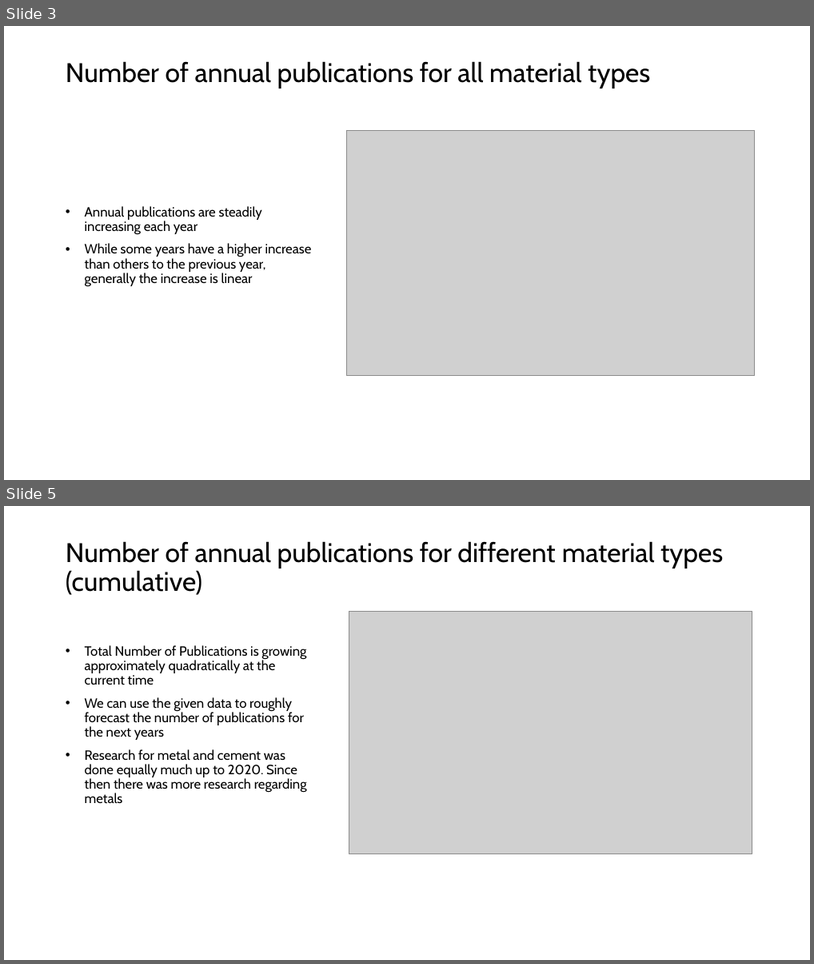
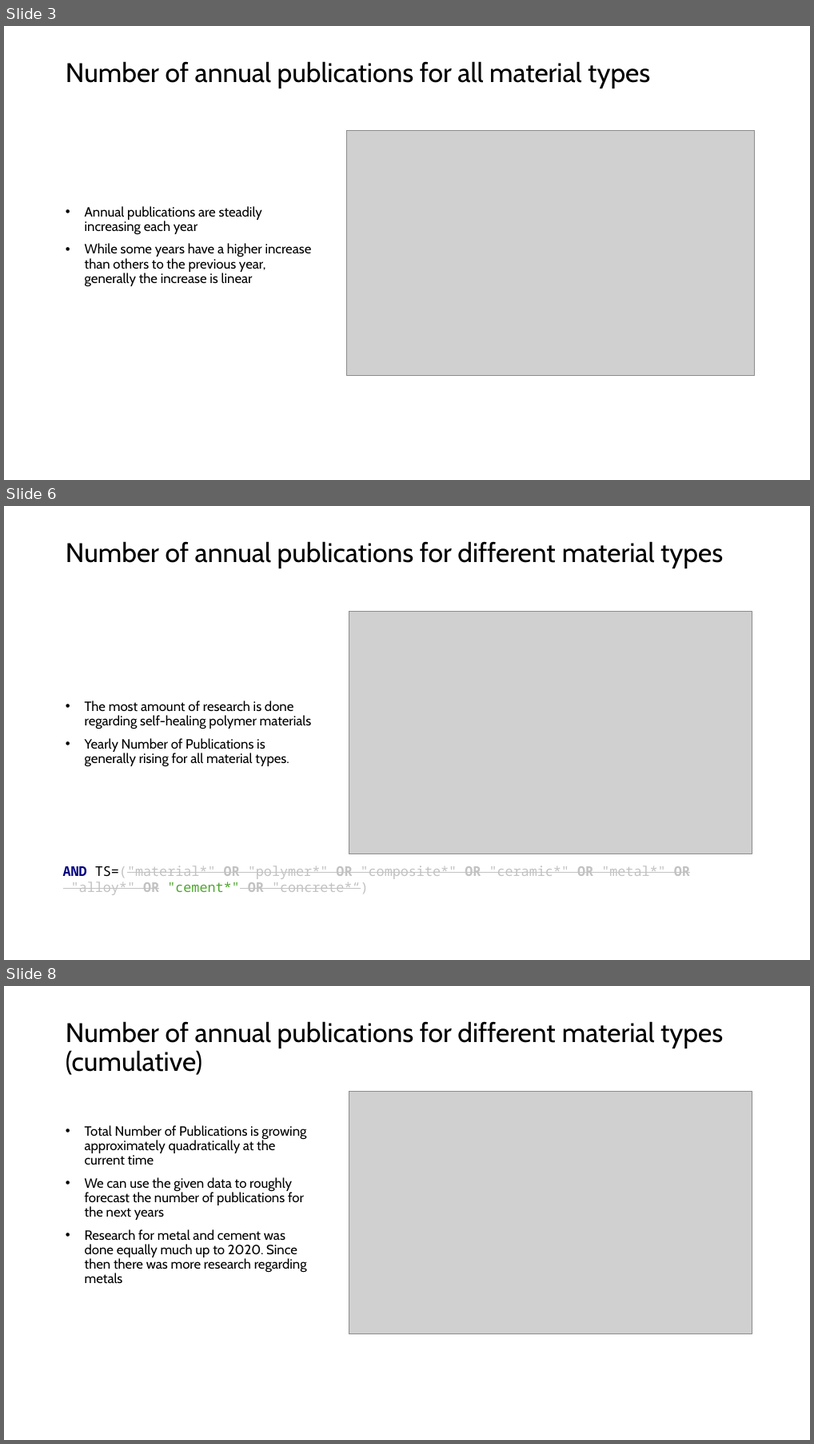
Before and after one commit to GMPuntigam/DataDrivenForesight, a slide deck: presentation/DataDrivenForesight.pptx. Shown one above the other, each under a label of ours: slides 3 and 5 before the commit, slides 3, 6 and 8 after it; the slides between them are not shown. The pictures are 814x964 and 814x1444 pixels, drawn with LibreOffice and Linux fonts; fonts in the diff are those of the drawing; grey boxes stand for pictures. Boxes give left, top, right and bottom in pixels: in the first picture for what was removed or moved away, otherwise in the second. Text is boxed around its words. In the diff, an @@ line names an element or a change of style, - is before the commit and + after.

```diff
--- a/presentation/DataDrivenForesight.pptx
+++ b/presentation/DataDrivenForesight.pptx
@@ slide 6 added at <box>4,506,810,960</box>, background #FFFFFF @@
@@ title added at <box>66,541,723,568</box>, 32 pt, text #000000 @@
+Number of annual publications for different material types
@@ picture added at <box>350,612,753,853</box> @@
@@ text added at <box>85,700,312,766</box>, 16 pt, text #000000 @@
+• The most amount of research is done regarding self-healing polymer materials
+• Yearly Number of Publications is generally rising for all material types.
@@ text added at <box>63,865,690,895</box>, 16 pt, text #C2C2C2, strikethrough @@
+AND TS=("material*" OR "polymer*" OR "composite*" OR "ceramic*" OR "metal*" OR "alloy*" OR "cement*" OR "concrete*“)
@@ what was slide 5 is now slide 8 @@
```
Also in this commit, not shown: 2 slides changed, 3 other slides added, 2 slides removed, 1 other file.
